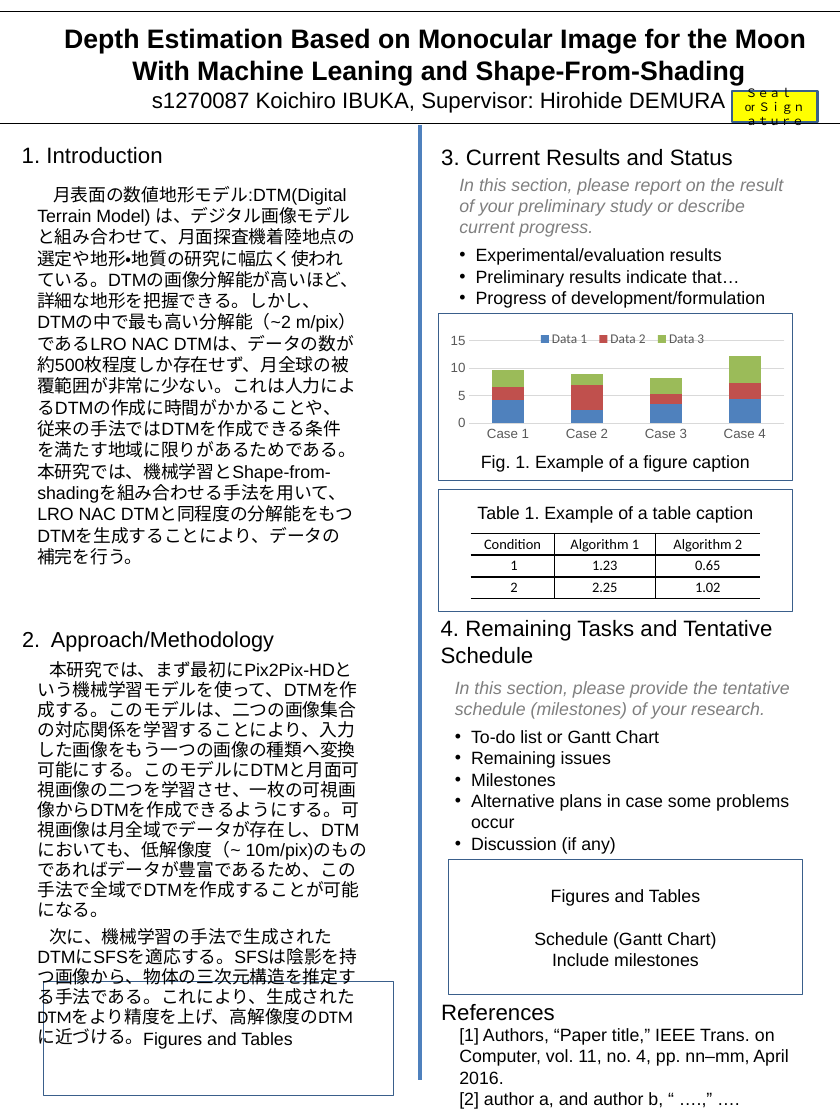
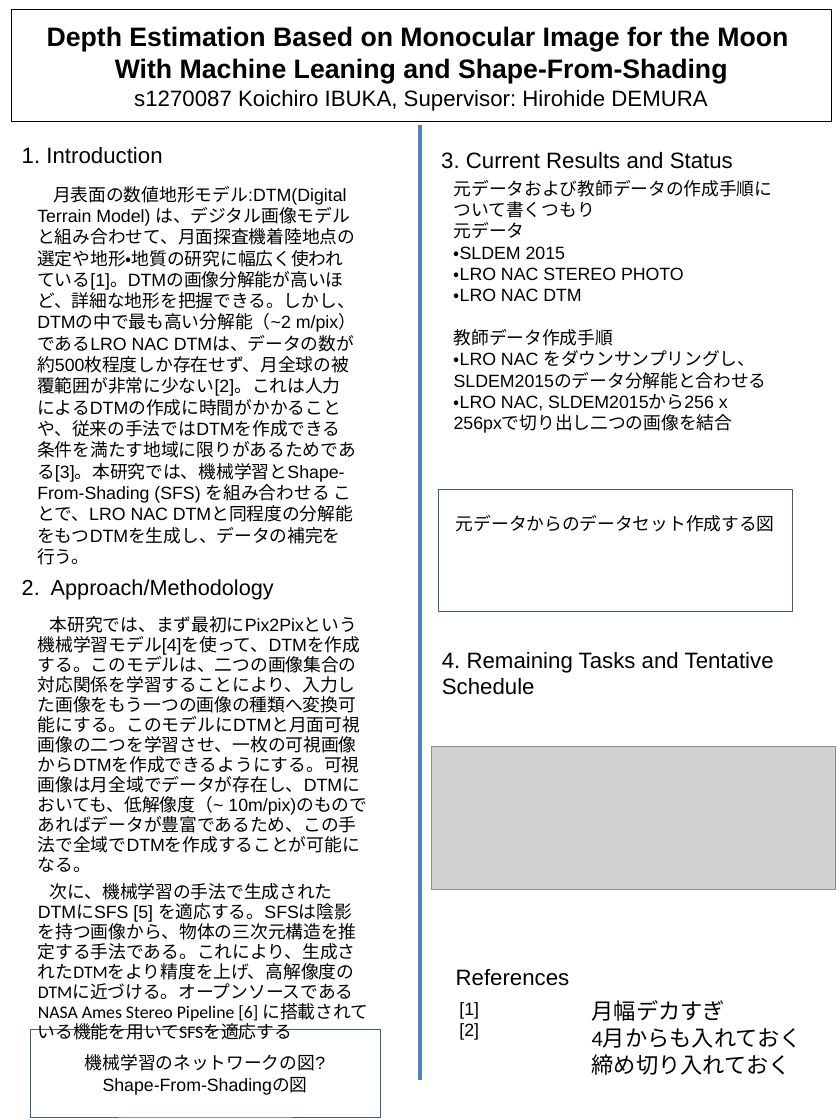
Before and after one commit to hesperu/Graduation_Research, a slide deck: slide 1 of mid_poster/mid_poster.pptx. Drawn at 840x1120 pixels with LibreOffice and Linux fonts; fonts in the diff are those of the drawing; grey boxes stand for pictures. Boxes give left, top, right and bottom in pixels: in the first picture for what was removed or moved away, otherwise in the second. Text is boxed around its words. In the diff, an @@ line names an element or a change of style, - is before the commit and + after.

Commit message:
中間ポスター英語版と日本語版を分ける

```diff
--- a/mid_poster/mid_poster.pptx
+++ b/mid_poster/mid_poster.pptx
@@ title "Depth Estimation Based on Monocular ...": place and size @@
-title "Depth Estimation Based on Monocular ..." at bbox=[0, 11, 840, 124]
+title "Depth Estimation Based on Monocular ..." at bbox=[11, 9, 831, 122]
@@ rectangle removed at bbox=[732, 91, 818, 122] @@
-Ｓｅａｌ
-or Ｓｉｇｎａｔｕｒｅ
@@ text at bbox=[37, 186, 356, 565]: text changed @@
-月表面の数値地形モデル:DTM(Digital Terrain Model) は、デジタル画像モデルと組み合わせて、月面探査機着陸地点の選定や地形・地質の研究に幅広く使われている。DTMの画像分解能が高いほど、詳細な地形を把握できる。しかし、DTMの中で最も高い分解能（~2 m/pix） であるLRO NAC DTMは、データの数が約500枚程度しか存在せず、月全球の被覆範囲が非常に少ない。これは人力によるDTMの作成に時間がかかることや、従来の手法ではDTMを作成できる条件を満たす地域に限りがあるためである。本研究では、機械学習とShape-from-shadingを組み合わせる手法を用いて、LRO NAC DTMと同程度の分解能をもつDTMを生成することにより、データの補完を行う。
+月表面の数値地形モデル:DTM(Digital Terrain Model) は、デジタル画像モデルと組み合わせて、月面探査機着陸地点の選定や地形・地質の研究に幅広く使われている[1]。DTMの画像分解能が高いほど、詳細な地形を把握できる。しかし、DTMの中で最も高い分解能（~2 m/pix） であるLRO NAC DTMは、データの数が約500枚程度しか存在せず、月全球の被覆範囲が非常に少ない[2]。これは人力によるDTMの作成に時間がかかることや、従来の手法ではDTMを作成できる条件を満たす地域に限りがあるためである[3]。本研究では、機械学習とShape-From-Shading (SFS) を組み合わせる ことで、LRO NAC DTMと同程度の分解能をもつDTMを生成し、データの補完を行う。
@@ text at bbox=[454, 180, 773, 433]: text changed @@
-In this section, please report on the result of your preliminary study or describe current progress.
-• Experimental/evaluation results
-• Preliminary results indicate that…
-• Progress of development/formulation
+元データおよび教師データの作成手順について書くつもり
+元データ
+・SLDEM 2015
+・LRO NAC STEREO PHOTO
+・LRO NAC DTM
+教師データ作成手順
+・LRO NAC をダウンサンプリングし、SLDEM2015のデータ分解能と合わせる
+・LRO NAC, SLDEM2015から256 x 256pxで切り出し二つの画像を結合
@@ column stacked chart removed at bbox=[426, 319, 788, 486] @@
-categories: Case 1, Case 2, Case 3, Case 4
-Data 1: 4.3, 2.5, 3.5, 4.5
-Data 2: 2.4, 4.4, 1.8, 2.8
-Data 3: 3, 2, 3, 5
@@ rectangle removed at bbox=[439, 314, 792, 481] @@
-Fig. 1. Example of a figure caption
@@ text in rectangle at bbox=[456, 515, 775, 532]: text changed @@
-Table 1. Example of a table caption
+元データからのデータセット作成する図
@@ table removed at bbox=[470, 534, 761, 598], 3 rows, 3 columns @@
-Condition | Algorithm 1 | Algorithm 2
-1 | 1.23 | 0.65
-2 | 2.25 | 1.02
@@ text "2. Approach/Methodology": place and size @@
-text "2. Approach/Methodology" at bbox=[22, 631, 274, 652]
+text "2. Approach/Methodology" at bbox=[22, 579, 274, 600]
@@ text at bbox=[38, 616, 368, 1040]: text changed @@
-本研究では、まず最初にPix2Pix-HDという機械学習モデルを使って、DTMを作成する。このモデルは、二つの画像集合の対応関係を学習することにより、入力した画像をもう一つの画像の種類へ変換可能にする。このモデルにDTMと月面可視画像の二つを学習させ、一枚の可視画像からDTMを作成できるようにする。可視画像は月全域でデータが存在し、DTMにおいても、低解像度（~ 10m/pix)のものであればデータが豊富であるため、この手法で全域でDTMを作成することが可能になる。
-次に、機械学習の手法で生成されたDTMにSFSを適応する。SFSは陰影を持つ画像から、物体の三次元構造を推定する手法である。これにより、生成されたDTMをより精度を上げ、高解像度のDTMに近づける。
+本研究では、まず最初にPix2Pixという機械学習モデル[4]を使って、DTMを作成する。このモデルは、二つの画像集合の対応関係を学習することにより、入力した画像をもう一つの画像の種類へ変換可能にする。このモデルにDTMと月面可視画像の二つを学習させ、一枚の可視画像からDTMを作成できるようにする。可視画像は月全域でデータが存在し、DTMにおいても、低解像度（~ 10m/pix)のものであればデータが豊富であるため、この手法で全域でDTMを作成することが可能になる。
+次に、機械学習の手法で生成されたDTMにSFS [5] を適応する。SFSは陰影を持つ画像から、物体の三次元構造を推定する手法である。これにより、生成されたDTMをより精度を上げ、高解像度のDTMに近づける。オープンソースであるNASA Ames Stereo Pipeline [6] に搭載されている機能を用いてSFSを適応する
@@ text "4. Remaining Tasks and Tentative ...": place and size @@
-text "4. Remaining Tasks and Tentative ..." at bbox=[441, 620, 772, 664]
+text "4. Remaining Tasks and Tentative ..." at bbox=[442, 652, 774, 695]
@@ text removed at bbox=[455, 681, 790, 854] @@
-In this section, please provide the tentative schedule (milestones) of your research.
-• To-do list or Gantt Chart
-• Remaining issues
-• Milestones
-• Alternative plans in case some problems occur
-• Discussion (if any)
@@ picture added at bbox=[431, 747, 835, 890] @@
@@ rectangle removed at bbox=[449, 860, 802, 995] @@
-Figures and Tables
-Schedule (Gantt Chart)
-Include milestones
@@ text "References": place and size @@
-text "References" at bbox=[441, 1004, 555, 1021]
+text "References" at bbox=[456, 969, 570, 986]
@@ text at bbox=[459, 1002, 479, 1040]: text changed @@
-[1] Authors, “Paper title,” IEEE Trans. on Computer, vol. 11, no. 4, pp. nn–mm, April 2016.
-[2] author a, and author b, “ ….,” ….
+[1]
+[2]
@@ text added at bbox=[592, 1000, 802, 1075], 20 pt, text #000000 @@
+月幅デカすぎ
+4月からも入れておく
+締め切り入れておく
@@ rectangle "機械学習のネットワークの図? Shape-From-Shadingの図": place and size @@
-rectangle "機械学習のネットワークの図? Shape-From-Shadingの図" at bbox=[43, 981, 394, 1095]
+rectangle "機械学習のネットワークの図? Shape-From-Shadingの図" at bbox=[30, 1030, 380, 1117]
@@ text in rectangle at bbox=[85, 1054, 325, 1095]: text changed @@
-Figures and Tables
+機械学習のネットワークの図?
+Shape-From-Shadingの図
```
Also in this commit, not shown: 2 other files.
